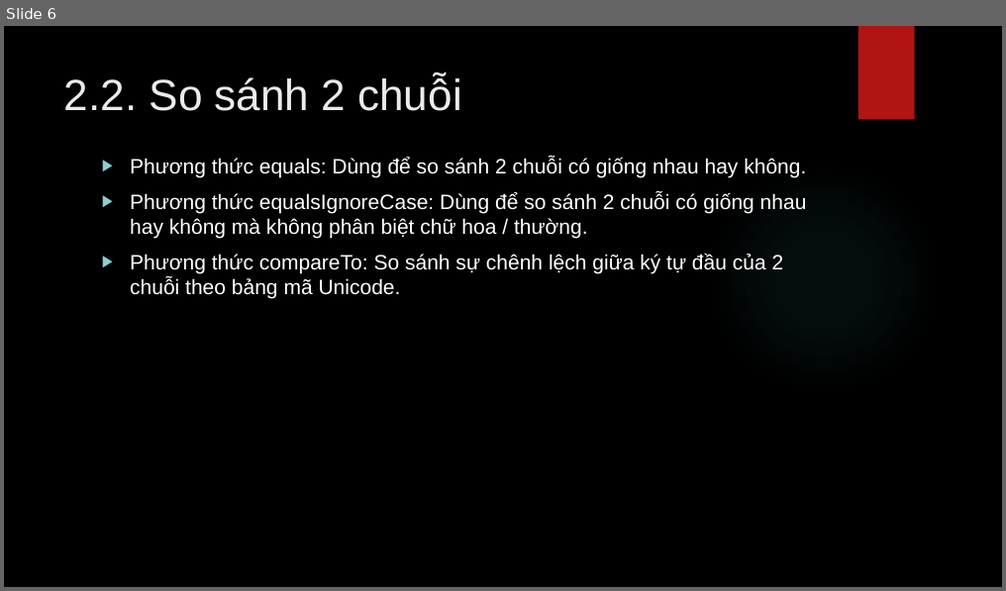
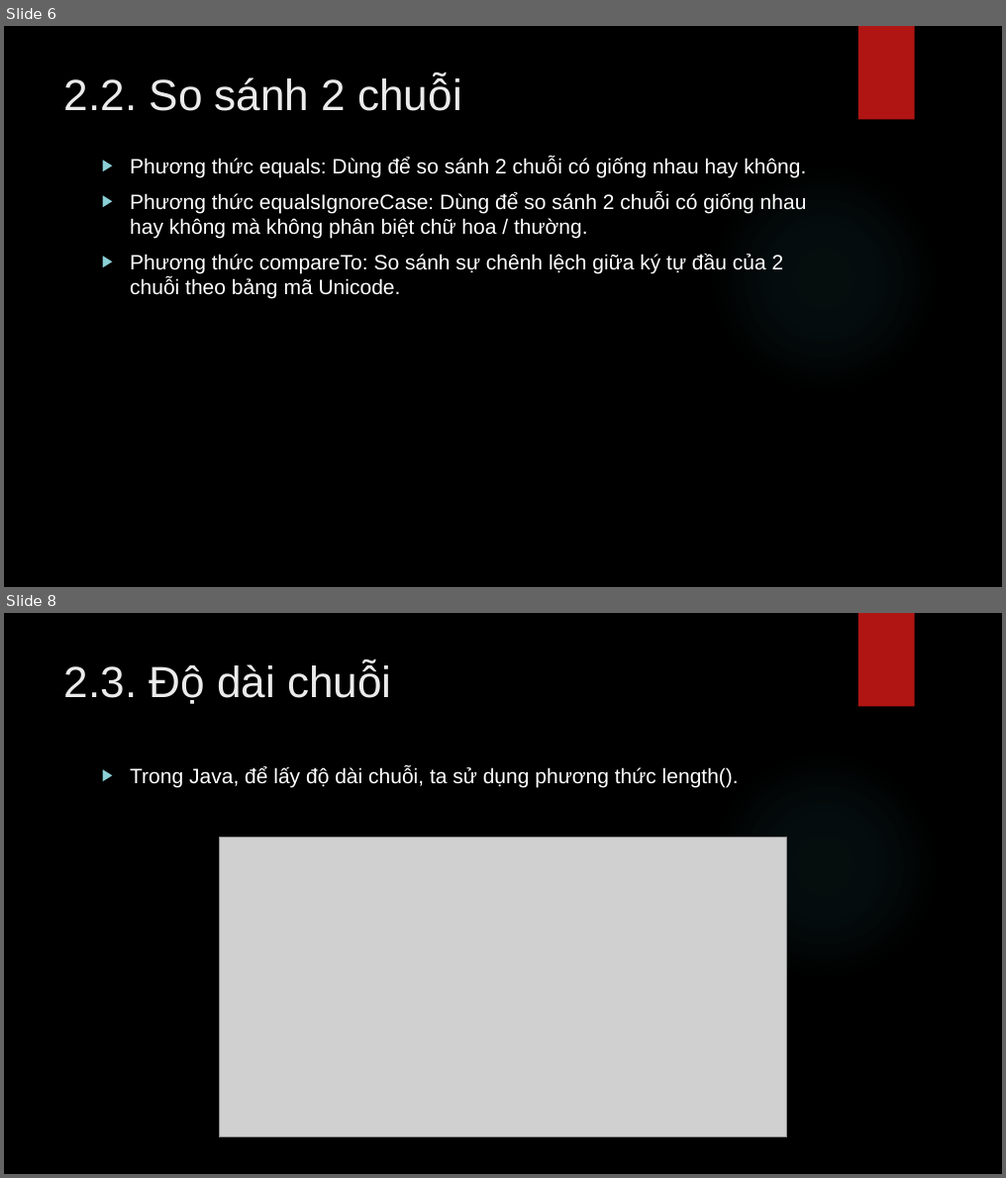
Before and after one commit to lequochai26/GDUTraining_Basic_Java_Web_Development, a slide deck: Slides/Day_2_2.pptx. Shown one above the other, each under a label of ours: slide 6 before the commit, slides 6 and 8 after it; the slides between them are not shown. The pictures are 1006x591 and 1006x1178 pixels, drawn with LibreOffice and Linux fonts; fonts in the diff are those of the drawing; grey boxes stand for pictures; background and template pictures are left out. Boxes give left, top, right and bottom in pixels: in the first picture for what was removed or moved away, otherwise in the second. Text is boxed around its words. In the diff, an @@ line names an element or a change of style, - is before the commit and + after.

```diff
--- a/Slides/Day_2_2.pptx
+++ b/Slides/Day_2_2.pptx
@@ slide 8 added at bbox=[4, 613, 1002, 1174], background picture (left out); not listed: 2 template elements that a slide beside it also shows @@
@@ title added at bbox=[64, 662, 391, 704], 42 pt, text #EBEBEB @@
+2.3. Độ dài chuỗi
@@ text added at bbox=[130, 766, 739, 787], 20 pt, text #FFFFFF @@
+▶ Trong Java, để lấy độ dài chuỗi, ta sử dụng phương thức length().
@@ picture added at bbox=[220, 837, 787, 1137] @@
```
Also in this commit, not shown: 43 other slides added.
